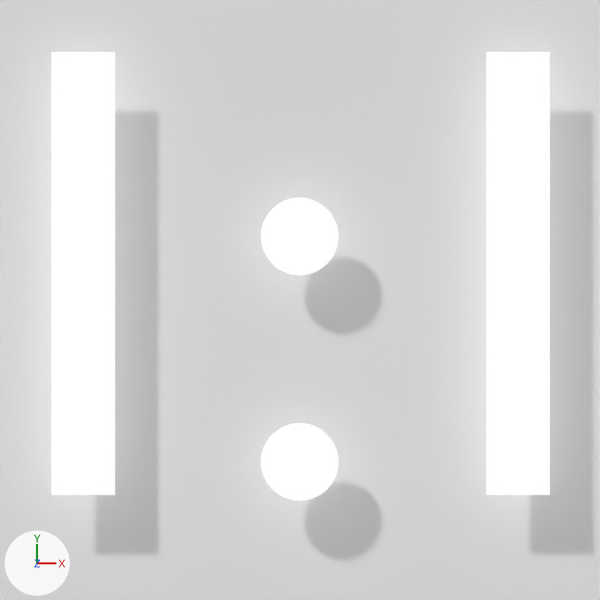
Before and after pictures for a commit that changed the Blender file resource_dev/ui-elements.blend.
Both versions are drawn from the file's camera 'Camera'. The axes (+X, +Y, +Z) are drawn at lower left. The lights are the same throughout. Text is drawn in Blender's own font.

In view in the first picture: 'Shadow', 'Text'.
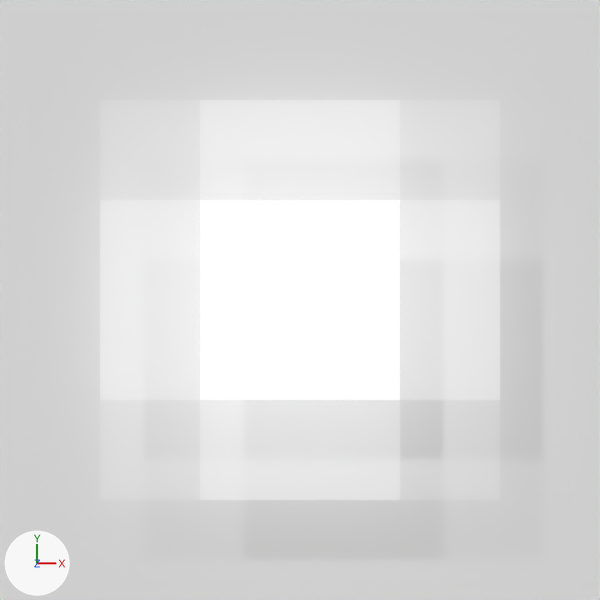
Boxes [x1, y1, x2, y2] around the edits, measured in the pictures (600 x 600 px):
'Plane.003', added
    after: [100, 100, 500, 500]
'Text', deleted
    before: [51, 52, 550, 501]
'Plane.002', added
    after: [200, 200, 400, 400]
'Plane.011', added
    after: [100, 100, 500, 500]

The change, as a list of edits to the scene's bpy script:
```text
Add mat_bright_0_2:
    mat_bright_0_2 = bpy.data.materials.new('Bright-0.2')
    # nodes: BsdfTransparent, Emission, MixShader, OutputMaterial
    # colours: white #ffffff
Add mat_bright_0_4:
    mat_bright_0_4 = bpy.data.materials.new('Bright-0.4')
    # nodes: BsdfTransparent, Emission, MixShader, OutputMaterial
    # colours: white #ffffff
Add me_plane_023:
    me_plane_023.from_pydata([(-1.0, -1.0, 0.0), (1.0, -1.0, 0.0), (-1.0, 1.0, 0.0), (1.0, 1.0, 0.0), (-7.0, -1.0, 0.0), (-5.0, -1.0, 0.0), (-7.0, 1.0, 0.0), (-5.0, 1.0, 0.0), (-7.0, -7.0, 0.0), (-5.0, -7.0, 0.0), (-7.0, -5.0, 0.0), (-5.0, -5.0, 0.0), (-1.0, -7.0, 0.0), (1.0, -7.0, 0.0), (-1.0, -5.0, 0.0), (1.0, -5.0, 0.0)], [], [(0, 1, 3, 2), (4, 5, 7, 6), (8, 9, 11, 10), (12, 13, 15, 14)])
    me_plane_023.materials.append(mat_bright_0_2)
Add me_plane_015:
    me_plane_015.from_pydata(...)  # 32 vertices, 8 faces; spans x -5.0..3.0, y -7.0..1.0, z 0.0
    me_plane_015.materials.append(mat_bright_0_4)
Add me_plane_014:
    me_plane_014.from_pydata([(-1.0, -1.0, 0.0), (1.0, -1.0, 0.0), (-1.0, 1.0, 0.0), (1.0, 1.0, 0.0)], [], [(0, 1, 3, 2)])
    me_plane_014.materials.append(mat_bright)  # white #ffffff
Remove ob_text:
    ob_text = bpy.data.objects.new('Text', txt_text)
    ob_text.location = (0.0, 0.0, 0.0)
Add ob_plane_011:
    ob_plane_011 = bpy.data.objects.new('Plane.011', me_plane_023)
    ob_plane_011.location = (1.5, 1.5, 0.0)
    ob_plane_011.scale = (0.5, 0.5, 0.5)
Add ob_plane_003:
    ob_plane_003 = bpy.data.objects.new('Plane.003', me_plane_015)
    ob_plane_003.location = (0.5, 1.5, 0.0)
    ob_plane_003.scale = (0.5, 0.5, 0.5)
Add ob_plane_002:
    ob_plane_002 = bpy.data.objects.new('Plane.002', me_plane_014)
    ob_plane_002.location = (0.0, 0.0, 0.0)
```
